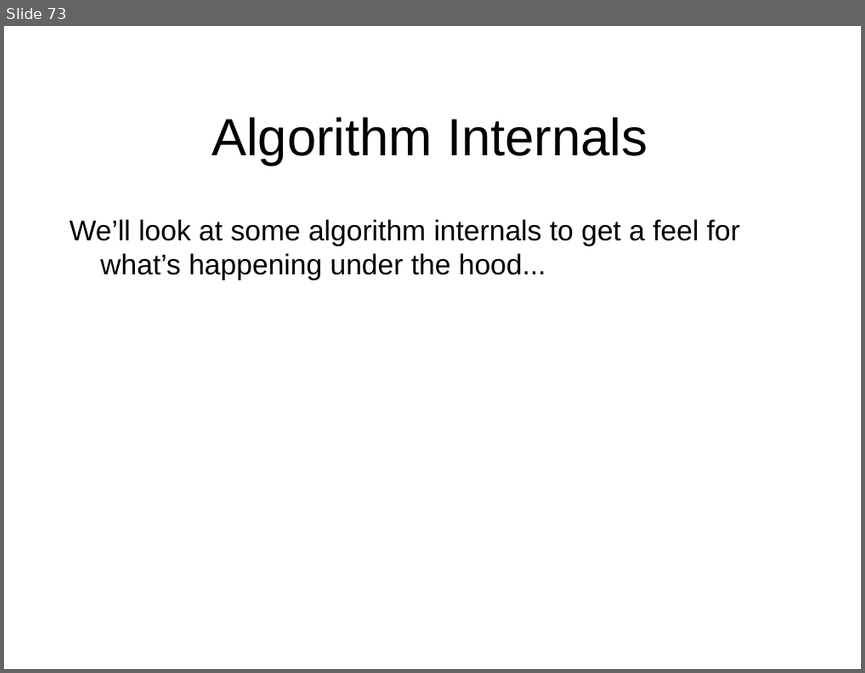
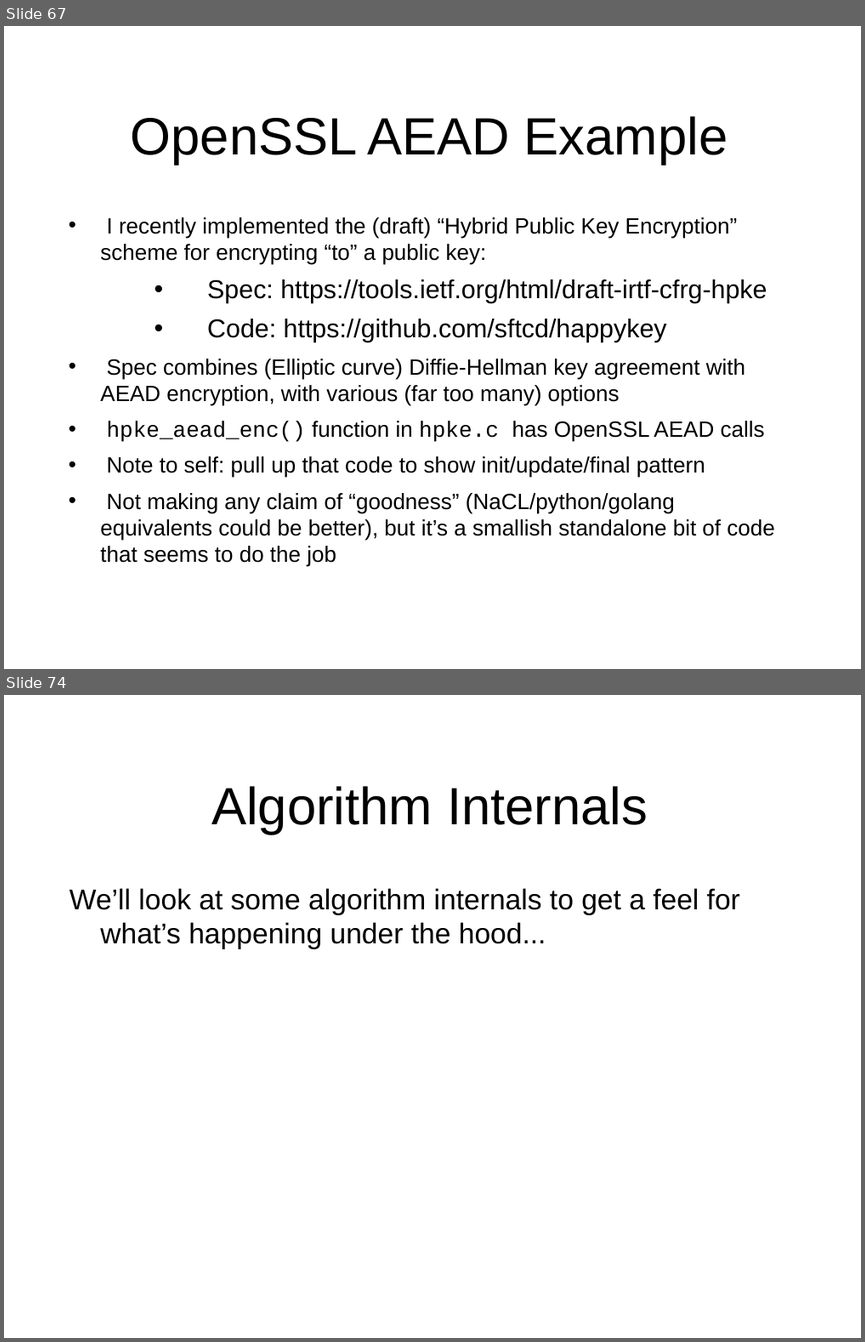
Before and after one commit to sftcd/cs7053, a slide deck: 2016lectures/03-crypto.ppt. Shown one above the other, each under a label of ours: slide 73 before the commit, slides 67 and 74 after it; the slides between them are not shown. The pictures are 865x673 and 865x1342 pixels, drawn with LibreOffice and Linux fonts; fonts in the diff are those of the drawing. Boxes give left, top, right and bottom in pixels: in the first picture for what was removed or moved away, otherwise in the second. Text is boxed around its words. In the diff, an @@ line names an element or a change of style, - is before the commit and + after.

```diff
--- a/2016lectures/03-crypto.ppt
+++ b/2016lectures/03-crypto.ppt
@@ slide 67 added at box(4, 26, 861, 669), background #FFFFFF @@
@@ title added at box(131, 116, 728, 165), 44 pt, text #000000 @@
+OpenSSL AEAD Example
@@ text added at box(100, 217, 774, 567), 18.6 pt, text #000000 @@
+• I recently implemented the (draft) “Hybrid Public Key Encryption” scheme for encrypting “to” a public key:
+  • Spec: https://tools.ietf.org/html/draft-irtf-cfrg-hpke
+  • Code: https://github.com/sftcd/happykey
+• Spec combines (Elliptic curve) Diffie-Hellman key agreement with AEAD encryption, with various (far too many) options
+• hpke_aead_enc() function in hpke.c has OpenSSL AEAD calls
+• Note to self: pull up that code to show init/update/final pattern
+• Not making any claim of “goodness” (NaCL/python/golang equivalents could be better), but it’s a smallish standalone bit of code that seems to do the job
@@ what was slide 73 is now slide 74 @@
```
Also in this commit, not shown: 82 slides changed, 2 other slides added, 1 other file.
